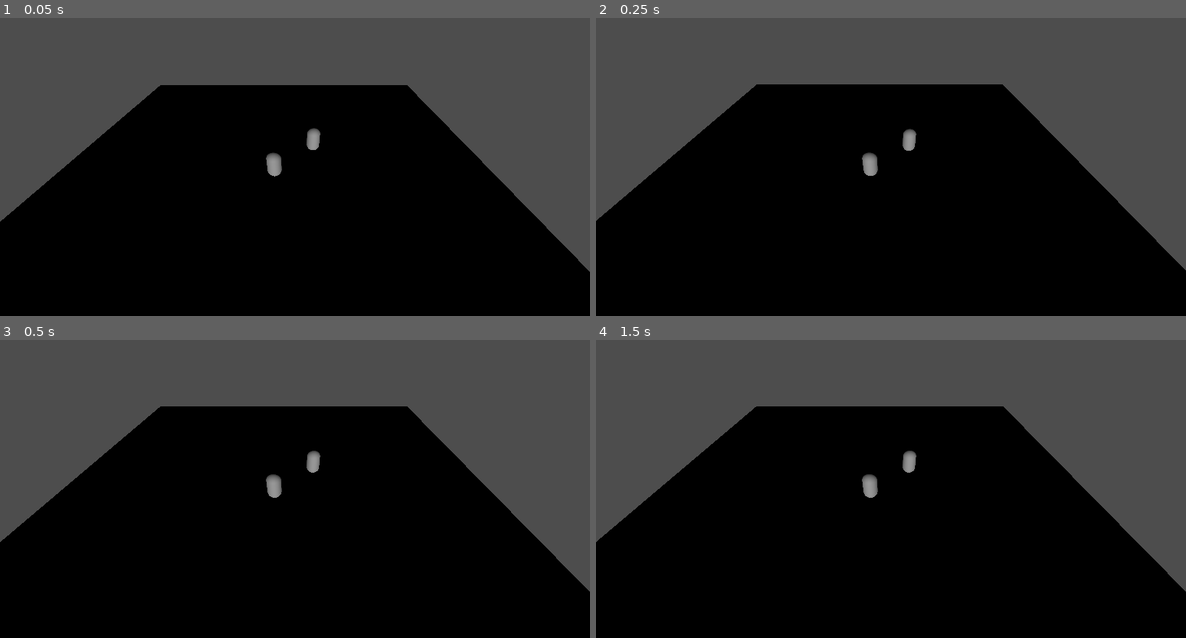
Above: before the commit, frames 1-4 (two rows, left to right).
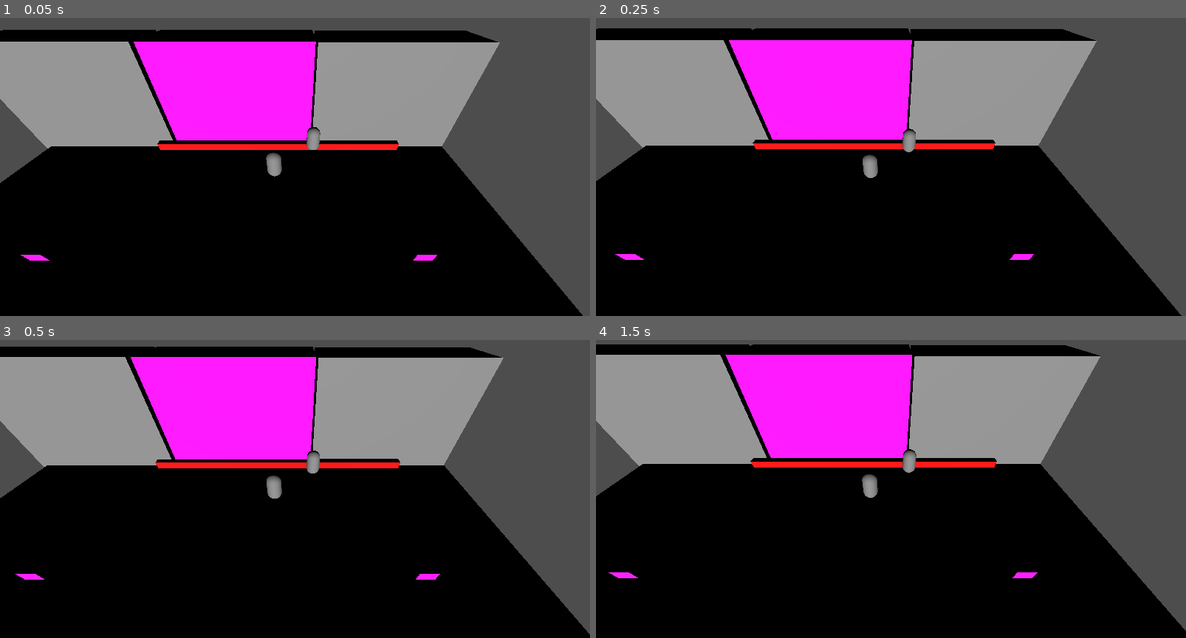
Above: after the commit, the same moments.

Repository: memayo/preGodot-mung
Game: Godot game, scene res://scene/main_scene.tscn
Same seed, same stepped clock (60 frames per second), same inputs: the game is played once before the commit and once after it.
Inputs:
- Up to frame 1 (0.05 s): no input
- Up to frame 2 (0.25 s): no input
- Up to frame 3 (0.5 s): no input
- Up to frame 4 (1.5 s): tap Enter (ui_accept) at 0.5, 0.77 s

The runs differ from the first frame. In frame 1, 35% of the frame differs, in the area x 0-100%, y 3-100%; in frame 2, 35%; in frame 3, 36%; in frame 4, 36%, in the area x 0-100%, y 1-98%.

Commit message:
Pa + Pb + Goal

Diff:
--- /dev/null
+++ b/pre-godotmung/scene/main_scene.gd
@@ -0,0 +1,69 @@
+extends Node3D
+var P1:bool = false
+var P2:bool = false
+var player_in_area:Array
+# Called when the node enters the scene tree for the first time.
+func _ready() -> void:
+	pass # Replace with function body.
+func Check(P:String,value:bool):
+
+	if P == "p1":
+		P1 = value
+	if P == "p2":
+		P2 = value
+	if P1 and P2:
+		$Map/CSGBox3D4.visible = false
+		$Map/CSGBox3D4.use_collision = false
+	'else :
+		$Map/CSGBox3D4.visible = true
+		$Map/CSGBox3D4.use_collision = true'
+
+
+# Called every frame. 'delta' is the elapsed time since the previous frame.
+func _process(delta: float) -> void:
+	pass
+
+
+func _on_plate_a_body_entered(body: Node3D) -> void:
+	if body is not CharacterBody3D:return
+	Check("p1",true)
+
+
+
+
+func _on_plate_a_body_exited(body: Node3D) -> void:
+	if body is not CharacterBody3D:return
+	Check("p1",false)
+
+
+func _on_plate_b_body_exited(body: Node3D) -> void:
+	if body is not CharacterBody3D:return
+	Check("p2",false)
+
+
+func _on_plate_b_body_entered(body: Node3D) -> void:
+	if body is not CharacterBody3D:return
+	Check("p2",true)
+
+
+func _on_goal_body_entered(body: Node3D) -> void:
+	if body is CharacterBody3D and (body.name == "p1" or body.name == "p2"):
+		player_in_area.append(body)
+		print(player_in_area)
+		if player_in_area.size() == 2:
+			print("win mung")
+
+
+
+func _on_goal_body_exited(body: Node3D) -> void:
+	if body is CharacterBody3D and (body.name == "p1" or body.name == "p2"):
+		player_in_area.erase(body)
+		print(player_in_area)
+
+
+
+
+
+
+func _on_goal_area_entered(area: Area3D) -> void:
+	print(area)
--- a/pre-godotmung/scene/main_scene.tscn
+++ b/pre-godotmung/scene/main_scene.tscn
@@ -1,25 +1,26 @@
 [gd_scene format=3 uid="uid://bhq11jkyh43sg"]
 
 [ext_resource type="PackedScene" uid="uid://1gvmwwgrab4f" path="res://Player/Player.tscn" id="1_ry1uq"]
+[ext_resource type="Script" uid="uid://rfgpfamedxi4" path="res://scene/main_scene.gd" id="1_x5n27"]
 [ext_resource type="Resource" uid="uid://dphr1igom345t" path="res://Resouse/player1_input.tres" id="2_fb1ex"]
 [ext_resource type="Resource" uid="uid://c47h4q53vo24b" path="res://Resouse/player2_input.tres" id="3_fb1ex"]
 [ext_resource type="Script" uid="uid://cdfmn2aj06e1l" path="res://scene/camera_manager.gd" id="4_4wnd8"]
 
-[sub_resource type="BoxMesh" id="BoxMesh_oeckm"]
+[sub_resource type="StandardMaterial3D" id="StandardMaterial3D_4wnd8"]
+albedo_color = Color(1, 0, 1, 1)
 
-[sub_resource type="BoxShape3D" id="BoxShape3D_wgwml"]
+[sub_resource type="BoxMesh" id="BoxMesh_4wnd8"]
+
+[sub_resource type="StandardMaterial3D" id="StandardMaterial3D_x5n27"]
+albedo_color = Color(1, 0, 1, 1)
+
+[sub_resource type="BoxShape3D" id="BoxShape3D_jsie2"]
+
+[sub_resource type="StandardMaterial3D" id="StandardMaterial3D_jsie2"]
+albedo_color = Color(1, 0, 0, 1)
 
 [node name="MainScene" type="Node3D" unique_id=630407948]
-
-[node name="StaticBody3D" type="StaticBody3D" parent="." unique_id=1554007433]
-
-[node name="MeshInstance3D" type="MeshInstance3D" parent="StaticBody3D" unique_id=1687004534]
-transform = Transform3D(31.014, 0, 0, 0, 0.527, 0, 0, 0, 31, 0, 0, 0)
-mesh = SubResource("BoxMesh_oeckm")
-
-[node name="CollisionShape3D" type="CollisionShape3D" parent="StaticBody3D" unique_id=752636859]
-transform = Transform3D(31.014004, 0, 0, 0, 0.52700007, 0, 0, 0, 31, 0, 0, 0)
-shape = SubResource("BoxShape3D_wgwml")
+script = ExtResource("1_x5n27")
 
 [node name="p1" parent="." unique_id=658033539 instance=ExtResource("1_ry1uq")]
 Data_input = ExtResource("2_fb1ex")
@@ -37,3 +38,64 @@
 
 [node name="Camera3D" type="Camera3D" parent="Camera_manager" unique_id=1008174465]
 transform = Transform3D(1, 0, 0, 0, 1, 0, 0, 0, 1, 0, 2.3897362, 7.6773396)
+
+[node name="Map" type="Node3D" parent="." unique_id=697419546]
+
+[node name="CSGBox3D" type="CSGBox3D" parent="Map" unique_id=442496455]
+transform = Transform3D(1, 0, 0, 0, 1, 0, 0, 0, 1, -2.7208138, -0.6354103, -4.8811836)
+use_collision = true
+size = Vector3(33.168526, 1, 48.879364)
+
+[node name="CSGBox3D2" type="CSGBox3D" parent="Map" unique_id=1594197865]
+transform = Transform3D(1, 0, 0, 0, 1, 0, 0, 0, 1, 8.3384075, 3.419033, -5.326889)
+use_collision = true
+size = Vector3(11.050083, 9.108887, 3.3735886)
+
+[node name="CSGBox3D3" type="CSGBox3D" parent="Map" unique_id=1756943835]
+transform = Transform3D(1, 0, 0, 0, 1, 0, 0, 0, 1, -14.216991, 3.468274, -5.307234)
+use_collision = true
+size = Vector3(11.050083, 9.108887, 3.3735886)
+
+[node name="CSGBox3D4" type="CSGBox3D" parent="Map" unique_id=1958639295]
+transform = Transform3D(1, 0, 0, 0, 1, 0, 0, 0, 1, -2.8581142, 3.468274, -5.307234)
+use_collision = true
+size = Vector3(11.050083, 9.108887, 3.3735886)
+material = SubResource("StandardMaterial3D_4wnd8")
+
+[node name="Plate A" type="Area3D" parent="." unique_id=1733845129]
+transform = Transform3D(1, 0, 0, 0, 1, 0, 0, 0, 1, -11.712026, 0, 5.2412357)
+
+[node name="MeshInstance3D" type="MeshInstance3D" parent="Plate A" unique_id=1118965674]
+mesh = SubResource("BoxMesh_4wnd8")
+surface_material_override/0 = SubResource("StandardMaterial3D_x5n27")
+
+[node name="CollisionShape3D" type="CollisionShape3D" parent="Plate A" unique_id=1175488230]
+shape = SubResource("BoxShape3D_jsie2")
+
+[node name="Plate B" type="Area3D" parent="." unique_id=1240228972]
+transform = Transform3D(1, 0, 0, 0, 1, 0, 0, 0, 1, 7.977214, 0, 5.2412357)
+
+[node name="MeshInstance3D" type="MeshInstance3D" parent="Plate B" unique_id=2124283186]
+mesh = SubResource("BoxMesh_4wnd8")
+surface_material_override/0 = SubResource("StandardMaterial3D_x5n27")
+
+[node name="CollisionShape3D" type="CollisionShape3D" parent="Plate B" unique_id=2140375699]
+shape = SubResource("BoxShape3D_jsie2")
+
+[node name="Goal" type="Area3D" parent="." unique_id=589225475]
+transform = Transform3D(19.656336, 0, 0, 0, 1, 0, 0, 0, 8.142317, 0.026863098, 0, -7.240172)
+
+[node name="MeshInstance3D" type="MeshInstance3D" parent="Goal" unique_id=1977419060]
+mesh = SubResource("BoxMesh_4wnd8")
+surface_material_override/0 = SubResource("StandardMaterial3D_jsie2")
+
+[node name="CollisionShape3D" type="CollisionShape3D" parent="Goal" unique_id=344285457]
+shape = SubResource("BoxShape3D_jsie2")
+
+[connection signal="body_entered" from="Plate A" to="." method="_on_plate_a_body_entered"]
+[connection signal="body_exited" from="Plate A" to="." method="_on_plate_a_body_exited"]
+[connection signal="body_entered" from="Plate B" to="." method="_on_plate_b_body_entered"]
+[connection signal="body_exited" from="Plate B" to="." method="_on_plate_b_body_exited"]
+[connection signal="area_entered" from="Goal" to="." method="_on_goal_area_entered"]
+[connection signal="body_entered" from="Goal" to="." method="_on_goal_body_entered"]
+[connection signal="body_exited" from="Goal" to="." method="_on_goal_body_exited"]
Not shown, added: pre-godotmung/scene/main_scene.gd.uid
